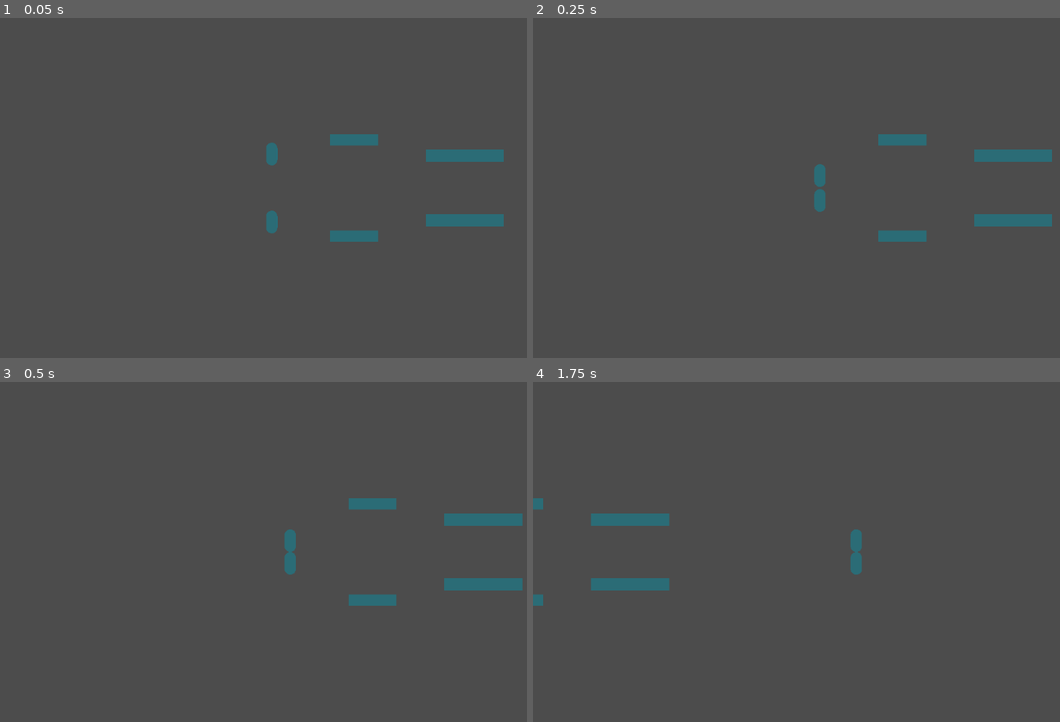
Above: before the commit, frames 1-4 (two rows, left to right).
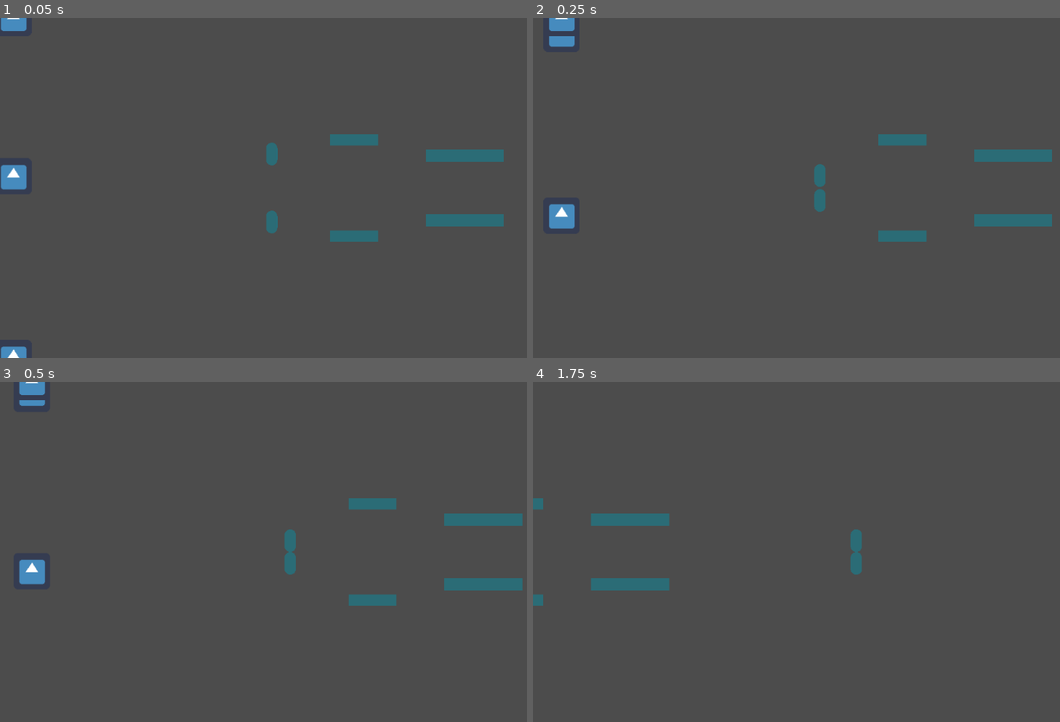
Above: after the commit, the same moments.

Repository: Notebooked/Reflection-prototype
Game: Godot game, scene res://Main.tscn
The game is run twice, just before and just after one commit, with the same random seed, the same clock (stepped at 60 frames per second) and the same inputs. The engine's default icon, where the game draws it, is replaced by a stand-in: a white triangle on a blue panel in a dark square.
Inputs:
- Up to frame 1 (0.05 s): no input
- Up to frame 2 (0.25 s): no input
- Up to frame 3 (0.5 s): no input
- Up to frame 4 (1.75 s): hold D (right) from 0.53 s (still down); tap Shift (dash) at 0.6, 1.35 s; tap Space (jump) at 0.77, 1.52 s

The runs differ from the first frame. In frame 1, 0.7% of the frame differs, in the area x 0-6%, y 0-100%; in frame 2, 0.7%; in frame 3, 0.6%; in frame 4, nothing differs.

Commit message:
move stuff into player

Diff:
--- a/Camera.gd
+++ b/Camera.gd
@@ -18,13 +18,15 @@
 
 # Called when the node enters the scene tree for the first time.
 func _ready():
-	player = get_parent().get_node("Player")
+	player = get_parent()
 
 	target_offset = Vector2(player.position.x - 512, 0)
 
 	offset = lerp(offset, target_offset, offset_lerp_weight)
 
 func _process(delta):
+	global_position = Vector2(512,300)
+
 	if cam_mode == "free":
 		var dist = player.position.y #distance from top of screen
 
--- a/Main.tscn
+++ b/Main.tscn
@@ -1,31 +1,14 @@
-[gd_scene load_steps=7 format=2]
+[gd_scene load_steps=5 format=2]
 
 [ext_resource path="res://Player.tscn" type="PackedScene" id=1]
-[ext_resource path="res://PlayerPlatform.gd" type="Script" id=2]
-[ext_resource path="res://Camera.gd" type="Script" id=3]
 [ext_resource path="res://Platform.tscn" type="PackedScene" id=4]
 [ext_resource path="res://Platforms.gd" type="Script" id=5]
-
-[sub_resource type="SegmentShape2D" id=3]
-a = Vector2( -100, 0 )
-b = Vector2( 100, 0 )
+[ext_resource path="res://BulletSpawner.tscn" type="PackedScene" id=6]
 
 [node name="Node2D" type="Node2D"]
 
 [node name="Player" parent="." instance=ExtResource( 1 )]
 position = Vector2( 455, 238 )
-
-[node name="PlayerPlatform" type="StaticBody2D" parent="."]
-position = Vector2( 455, 300 )
-script = ExtResource( 2 )
-
-[node name="CollisionShape2D" type="CollisionShape2D" parent="PlayerPlatform"]
-shape = SubResource( 3 )
-
-[node name="Camera2D" type="Camera2D" parent="."]
-position = Vector2( 512, 300 )
-current = true
-script = ExtResource( 3 )
 
 [node name="Platforms" type="Node2D" parent="."]
 script = ExtResource( 5 )
@@ -37,3 +20,6 @@
 [node name="Platform2" parent="Platforms" instance=ExtResource( 4 )]
 position = Vector2( 795, 243 )
 scale = Vector2( 6.86862, 1.11793 )
+
+[node name="BulletSpawner" parent="." instance=ExtResource( 6 )]
+position = Vector2( 141, 125 )
--- a/Player.tscn
+++ b/Player.tscn
@@ -1,9 +1,15 @@
-[gd_scene load_steps=4 format=2]
+[gd_scene load_steps=7 format=2]
 
 [ext_resource path="res://Player.gd" type="Script" id=1]
 [ext_resource path="res://capsule.png" type="Texture" id=2]
+[ext_resource path="res://PlayerPlatform.gd" type="Script" id=3]
+[ext_resource path="res://Camera.gd" type="Script" id=4]
 
 [sub_resource type="CapsuleShape2D" id=1]
+
+[sub_resource type="SegmentShape2D" id=2]
+a = Vector2( -100, 0 )
+b = Vector2( 100, 0 )
 
 [node name="Player" type="KinematicBody2D"]
 script = ExtResource( 1 )
@@ -19,3 +25,15 @@
 position = Vector2( 2.98023e-08, -5.96046e-08 )
 scale = Vector2( 0.0990099, 0.0987654 )
 texture = ExtResource( 2 )
+
+[node name="PlayerPlatform" type="StaticBody2D" parent="."]
+position = Vector2( 455, 300 )
+script = ExtResource( 3 )
+
+[node name="CollisionShape2D" type="CollisionShape2D" parent="PlayerPlatform"]
+shape = SubResource( 2 )
+
+[node name="Camera2D" type="Camera2D" parent="."]
+position = Vector2( 512, 300 )
+current = true
+script = ExtResource( 4 )
--- a/PlayerPlatform.gd
+++ b/PlayerPlatform.gd
@@ -6,7 +6,7 @@
 
 # Called when the node enters the scene tree for the first time.
 func _ready():
-	player = get_parent().get_node("Player")
+	player = get_parent()
 
 func _process(delta):
-	position.x = player.position.x
+	global_position = Vector2(player.position.x, 300)
